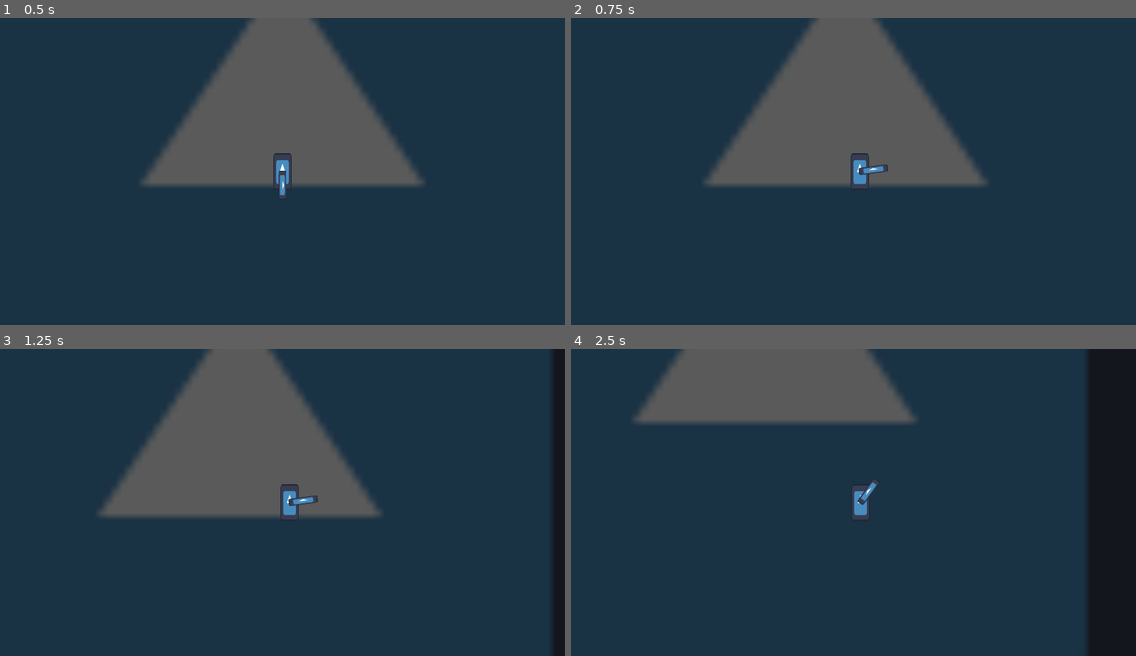
Above: before the commit, frames 1-4 (two rows, left to right).
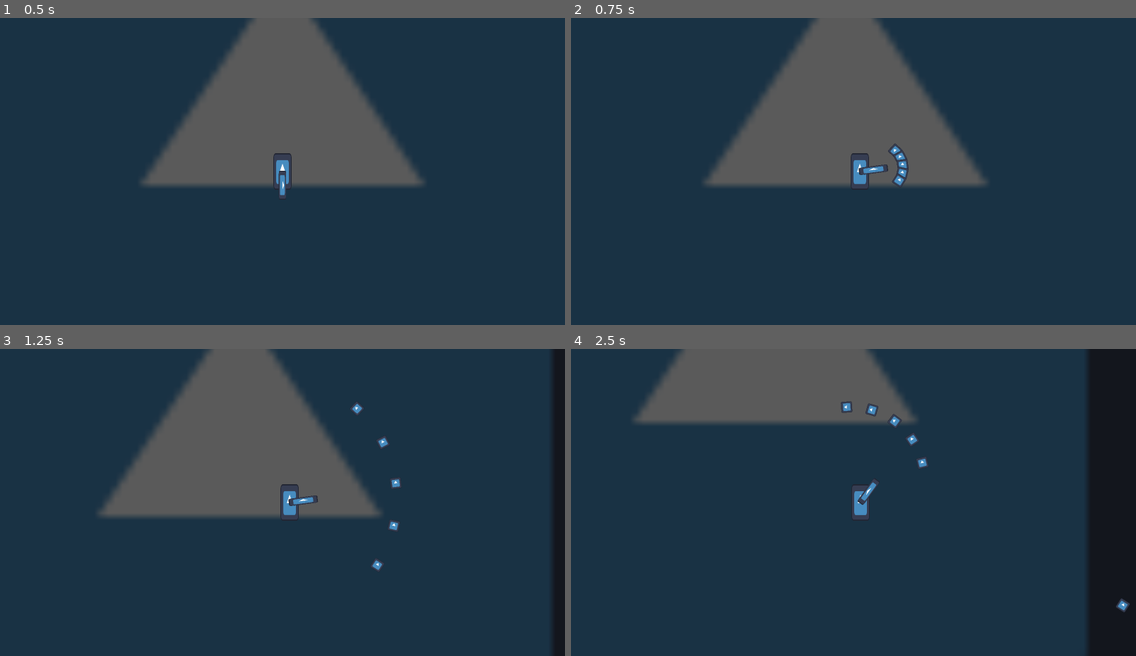
Above: after the commit, the same moments.

Repository: AgilMonkey/Wild-Bun-Magic
Game: Godot game, scene res://levels/main_test_scene/main_test_scene.tscn
Same seed, same stepped clock (60 frames per second), same inputs: the game is played once before the commit and once after it. Before the commit the project starts from res://scenes/levels/main_test_scene/main_test_scene.tscn. The engine's default icon, where the game draws it, is replaced by a stand-in: a white triangle on a blue panel in a dark square.
Inputs (mouse positions are in pixels of both pictures, inside the frame that each line leads up to):
- Up to frame 1 (0.5 s): no input
- Up to frame 2 (0.75 s): tap Enter at 0.5 s; move the mouse to (977, 156) at 0.52 s; hold D (move_right) from 0.53 s (still down); click (977, 156) at 0.6 s
- Up to frame 3 (1.25 s): keep holding D (move_right)
- Up to frame 4 (2.5 s): move the mouse to (740, 517) at 1.27 s; release D (move_right) at 1.28 s; hold S (move_down) 1.28-2.03 s; tap Shift (dash) at 1.35 s; click (740, 517) at 1.55 s; move the mouse to (910, 434) at 2.02 s; hold D (move_right) from 2.03 s (still down); click (910, 434) at 2.1 s

Frame 1 is identical in both runs. In frame 2, 0.3% of the frame differs, in the area x 56-60%, y 40-55%; in frame 3, 0.3%; in frame 4, 0.4%, in the area x 47-99%, y 16-86%.

Commit message:
Added simple weapon random system

Diff:
--- /dev/null
+++ b/entities/bullet/bullet.gd
@@ -0,0 +1,9 @@
+class_name Bullet
+extends Node2D
+
+
+var velocity: Vector2
+
+
+func _physics_process(delta: float) -> void:
+	position += velocity * delta
--- /dev/null
+++ b/entities/bullet/bullet.tscn
@@ -0,0 +1,11 @@
+[gd_scene load_steps=3 format=3 uid="uid://cna0e7eihip8f"]
+
+[ext_resource type="Script" uid="uid://sb1pljjtsgfv" path="res://entities/bullet/bullet.gd" id="1_2kyv7"]
+[ext_resource type="Texture2D" uid="uid://cthw2iuwsc3ka" path="res://icon.svg" id="1_78c8h"]
+
+[node name="Bullet" type="Node2D"]
+script = ExtResource("1_2kyv7")
+
+[node name="Icon" type="Sprite2D" parent="."]
+scale = Vector2(0.3, 0.3)
+texture = ExtResource("1_78c8h")
--- /dev/null
+++ b/entities/player/player.tscn
@@ -0,0 +1,41 @@
+[gd_scene load_steps=7 format=3 uid="uid://dhl552xt6p4c1"]
+
+[ext_resource type="Texture2D" uid="uid://cthw2iuwsc3ka" path="res://icon.svg" id="1_8afob"]
+[ext_resource type="Script" uid="uid://y04u7tfbluw2" path="res://entities/player/player_movement.gd" id="2_dovo2"]
+[ext_resource type="Script" uid="uid://d2xqhqa7tnsor" path="res://entities/player/player_staff.gd" id="3_gmlin"]
+[ext_resource type="Script" uid="uid://ncbf2pf4v4m4" path="res://entities/spells/simple_spell/simple_spell.gd" id="4_bls4j"]
+[ext_resource type="Script" uid="uid://ckiwrkpyugv3q" path="res://entities/spells/shotgun_spell/shotgun_spell.gd" id="5_8fjmc"]
+
+[sub_resource type="RectangleShape2D" id="RectangleShape2D_8afob"]
+size = Vector2(48, 48)
+
+[node name="Player" type="CharacterBody2D"]
+
+[node name="Camera2D" type="Camera2D" parent="."]
+process_callback = 0
+position_smoothing_enabled = true
+position_smoothing_speed = 10.0
+
+[node name="Gfx" type="Sprite2D" parent="."]
+scale = Vector2(0.5, 1)
+texture = ExtResource("1_8afob")
+
+[node name="CollisionShape2D" type="CollisionShape2D" parent="."]
+position = Vector2(0, 40)
+shape = SubResource("RectangleShape2D_8afob")
+
+[node name="PlayerMovement" type="Node" parent="."]
+script = ExtResource("2_dovo2")
+
+[node name="PlayerStaff" type="Node2D" parent="."]
+script = ExtResource("3_gmlin")
+all_spells = Array[GDScript]([ExtResource("4_bls4j"), ExtResource("5_8fjmc")])
+
+[node name="WeaponSprite" type="Sprite2D" parent="PlayerStaff"]
+position = Vector2(48, 0)
+scale = Vector2(0.796875, 0.203125)
+texture = ExtResource("1_8afob")
+
+[node name="SpellCastPoint" type="Node2D" parent="PlayerStaff"]
+position = Vector2(99, 0)
+script = ExtResource("5_8fjmc")
--- /dev/null
+++ b/entities/player/player_staff.gd
@@ -0,0 +1,25 @@
+extends Node2D
+
+@export var all_spells: Array[GDScript]
+
+var mouse_position: Vector2
+
+@onready var cur_spell: Spell = $SpellCastPoint
+
+
+func _process(_delta: float) -> void:
+	mouse_position = get_global_mouse_position()
+	look_at(mouse_position)
+
+	if Input.is_action_just_pressed("shoot"):
+		if cur_spell.ammo <=0:
+			change_spell()
+		else:
+			cur_spell.shoot(self)
+
+
+func change_spell():
+	var all_spells_no_this = all_spells.duplicate()
+	all_spells_no_this.erase($SpellCastPoint.get_script())
+	var script = all_spells_no_this.pick_random()
+	$SpellCastPoint.set_script(script)
--- /dev/null
+++ b/entities/spells/shotgun_spell/shotgun_spell.gd
@@ -0,0 +1,37 @@
+## Shoot 4 bullets in a circular stuff
+
+extends Spell
+
+
+var bullet_scene
+
+
+func _init() -> void:
+	spell_name = "Shotgun"
+	description = "M1 to shoot"
+	ammo = 10
+	damage = 50
+	rate_of_fire = 1.0
+
+	bullet_scene = preload("res://entities/bullet/bullet.tscn")
+
+
+func shoot(cur_node: Node2D):
+	if is_shooting: return
+	is_shooting = true
+	ammo -= 1
+
+	# Reduce (Increase this to 40 then
+	var start_rot = -40
+
+	for n in range(5):
+		var bullet: Bullet = bullet_scene.instantiate()
+		bullet.global_position = global_position
+		bullet.global_rotation = global_rotation
+		bullet.rotate(deg_to_rad(start_rot))
+		bullet.velocity = bullet.global_transform.x * speed
+		get_tree().root.add_child(bullet)
+		start_rot += 20
+
+	await get_tree().create_timer(rate_of_fire).timeout
+	is_shooting = false
--- /dev/null
+++ b/entities/spells/simple_spell/simple_spell.gd
@@ -0,0 +1,28 @@
+extends Spell
+
+
+var bullet_scene
+
+
+func _init() -> void:
+	spell_name = "Simple"
+	description = "M1 to shoot"
+	ammo = 15
+	damage = 50
+	rate_of_fire = 0.6
+
+	bullet_scene = preload("res://entities/bullet/bullet.tscn")
+
+
+func shoot(cur_node: Node2D):
+	if is_shooting: return
+	is_shooting = true
+	ammo -= 1
+
+	var bullet: Bullet = bullet_scene.instantiate()
+	bullet.global_position = global_position
+	bullet.velocity = global_transform.x * speed
+	get_tree().root.add_child(bullet)
+
+	await get_tree().create_timer(rate_of_fire).timeout
+	is_shooting = false
--- /dev/null
+++ b/entities/spells/spell.gd
@@ -0,0 +1,15 @@
+class_name Spell
+extends Node2D
+
+var spell_name := "Name Please"
+var description := "Desc Please"
+var ammo: int = 20
+var damage: int = 50
+var rate_of_fire: float = 0.3
+var speed: int = 700
+
+var is_shooting: bool = false
+
+
+func shoot(cur_node: Node2D):
+	pass
--- a/scenes/levels/main_test_scene/main_test_scene.tscn
+++ b/levels/main_test_scene/main_test_scene.tscn
@@ -1,8 +1,8 @@
 [gd_scene load_steps=4 format=3 uid="uid://ca8tn02iyeljw"]
 
 [ext_resource type="Texture2D" uid="uid://cthw2iuwsc3ka" path="res://icon.svg" id="1_0ppp4"]
-[ext_resource type="PackedScene" uid="uid://dhl552xt6p4c1" path="res://scenes/player/player.tscn" id="1_db3qx"]
-[ext_resource type="Script" uid="uid://bg16oasgteqcj" path="res://scenes/levels/main_test_scene/main_test_scene.gd" id="1_jvi5a"]
+[ext_resource type="PackedScene" uid="uid://dhl552xt6p4c1" path="res://entities/player/player.tscn" id="1_db3qx"]
+[ext_resource type="Script" uid="uid://bg16oasgteqcj" path="res://levels/main_test_scene/main_test_scene.gd" id="1_jvi5a"]
 
 [node name="main_test_scene" type="Node2D"]
 script = ExtResource("1_jvi5a")
--- a/project.godot
+++ b/project.godot
@@ -50,6 +50,11 @@
 "events": [Object(InputEventKey,"resource_local_to_scene":false,"resource_name":"","device":-1,"window_id":0,"alt_press …(195 unchanged characters)…
 ]
 }
+shoot={
+"deadzone": 0.2,
+"events": [Object(InputEventMouseButton,"resource_local_to_scene":false,"resource_name":"","device":-1,"window_id":0,"alt_pressed":false,"shift_pressed":false,"ctrl_pressed":false,"meta_pressed":false,"button_mask":1,"position":Vector2(417, 24),"global_position":Vector2(426, 72),"factor":1.0,"button_index":1,"canceled":false,"pressed":true,"double_click":true,"script":null)
+]
+}
 
 [rendering]
 
--- a/scenes/player/player.tscn
+++ /dev/null
@@ -1,34 +0,0 @@
-[gd_scene load_steps=5 format=3 uid="uid://dhl552xt6p4c1"]
-
-[ext_resource type="Texture2D" uid="uid://cthw2iuwsc3ka" path="res://icon.svg" id="1_8afob"]
-[ext_resource type="Script" uid="uid://y04u7tfbluw2" path="res://scenes/player/player_movement.gd" id="2_dovo2"]
-[ext_resource type="Script" uid="uid://d2xqhqa7tnsor" path="res://scenes/player/player_weapon.gd" id="3_gmlin"]
-
-[sub_resource type="RectangleShape2D" id="RectangleShape2D_8afob"]
-size = Vector2(48, 48)
-
-[node name="Player" type="CharacterBody2D"]
-
-[node name="Camera2D" type="Camera2D" parent="."]
-process_callback = 0
-position_smoothing_enabled = true
-position_smoothing_speed = 10.0
-
-[node name="Gfx" type="Sprite2D" parent="."]
-scale = Vector2(0.5, 1)
-texture = ExtResource("1_8afob")
-
-[node name="CollisionShape2D" type="CollisionShape2D" parent="."]
-position = Vector2(0, 40)
-shape = SubResource("RectangleShape2D_8afob")
-
-[node name="PlayerMovement" type="Node" parent="."]
-script = ExtResource("2_dovo2")
-
-[node name="PlayerWeapon" type="Node2D" parent="."]
-script = ExtResource("3_gmlin")
-
-[node name="WeaponSprite" type="Sprite2D" parent="PlayerWeapon"]
-position = Vector2(48, 0)
-scale = Vector2(0.796875, 0.203125)
-texture = ExtResource("1_8afob")
--- a/scenes/player/player_weapon.gd
+++ /dev/null
@@ -1,9 +0,0 @@
-extends Node2D
-
-
-var mouse_position: Vector2
-
-
-func _process(delta: float) -> void:
-	mouse_position = get_global_mouse_position()
-	look_at(mouse_position)
Not shown, added: entities/bullet/bullet.gd.uid
Renamed: scenes/player/player_movement.gd -> entities/player/player_movement.gd
Renamed: scenes/player/player_movement.gd.uid -> entities/player/player_movement.gd.uid
Renamed: scenes/player/player_weapon.gd.uid -> entities/player/player_staff.gd.uid
Not shown, added: entities/spells/shotgun_spell/shotgun_spell.gd.uid
Not shown, added: entities/spells/simple_spell/simple_spell.gd.uid
Not shown, added: entities/spells/spell.gd.uid
Renamed: scenes/levels/main_test_scene/main_test_scene.gd -> levels/main_test_scene/main_test_scene.gd
Renamed: scenes/levels/main_test_scene/main_test_scene.gd.uid -> levels/main_test_scene/main_test_scene.gd.uid
